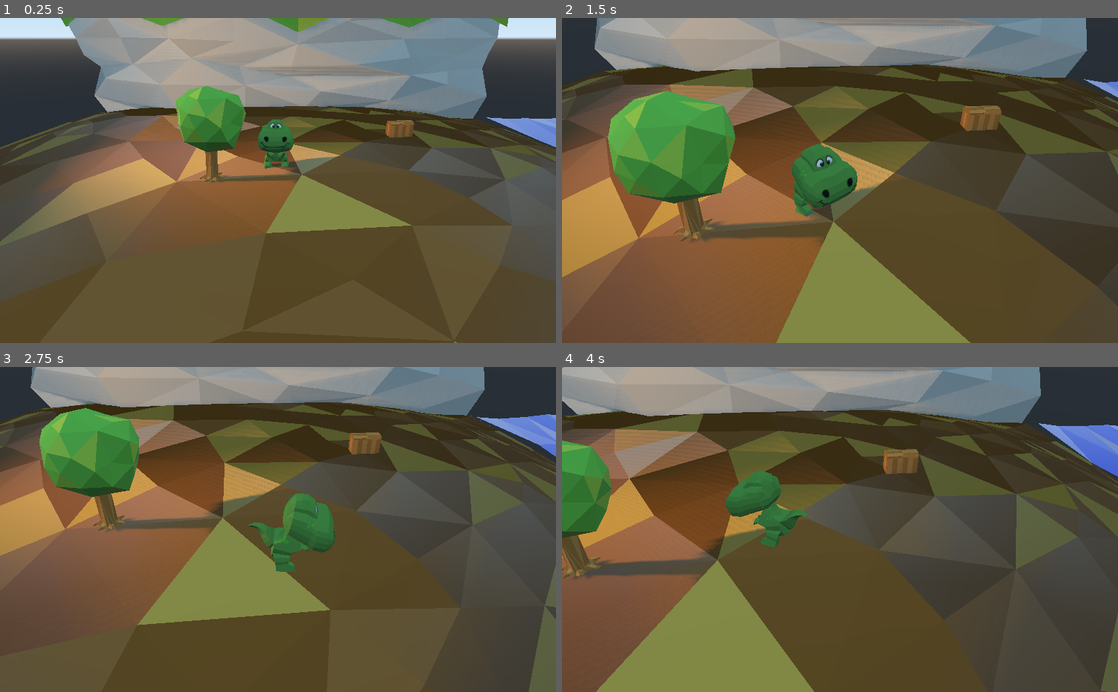
Above: before the commit, frames 1-4 (two rows, left to right).
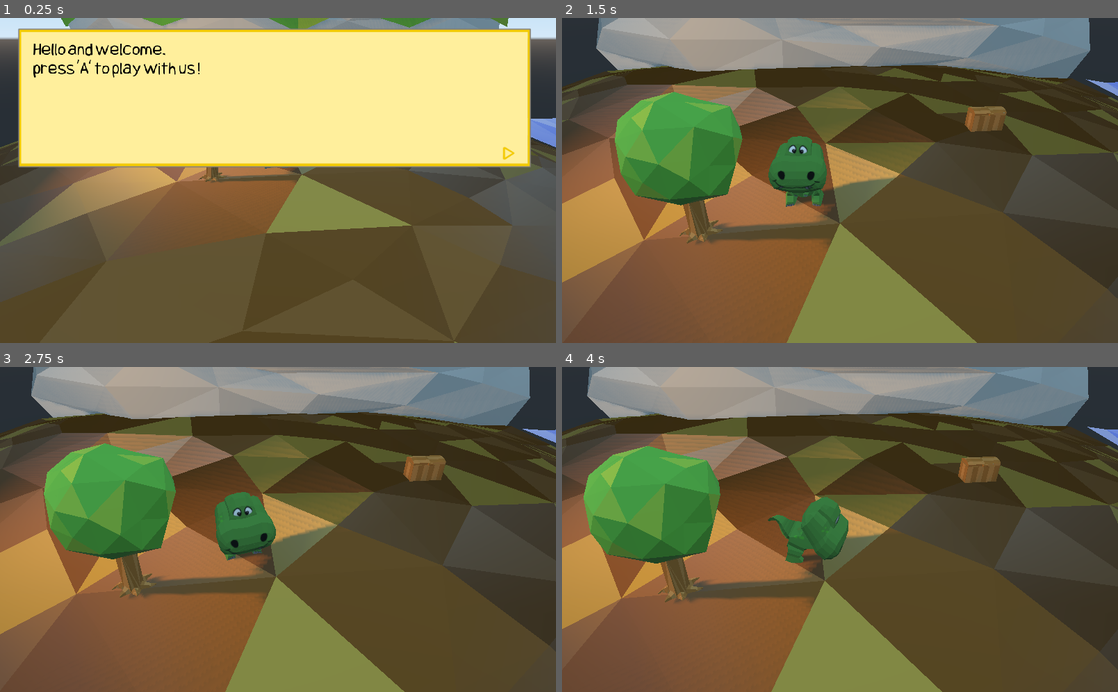
Above: after the commit, the same moments.

Repository: pisgah-fogel/SmallWorld3D
Game: Godot game, scene res://TestScene.tscn
Two runs of this game, one before a commit and one after it. Both use one fixed random seed, a clock stepped at 60 frames per second and the inputs below.
Inputs:
- Up to frame 1 (0.25 s): no input
- Up to frame 2 (1.5 s): tap A (ui_action) at 0.5, 1.35 s; hold Right (ui_right) 0.53-1.28 s; hold A (ui_action) 0.53-1.28 s; hold Down (ui_down) from 1.28 s (still down)
- Up to frame 3 (2.75 s): release Down (ui_down) at 2.03 s; hold Right (ui_right) from 2.03 s (still down); hold A (ui_action) from 2.03 s (still down)
- Up to frame 4 (4 s): release Right (ui_right) at 2.78 s; release A (ui_action) at 2.78 s; hold Up (ui_up) 2.78-3.53 s; tap A (ui_action) at 2.85 s; hold Left (ui_left) from 3.53 s (still down); hold A (ui_action) from 3.53 s (still down)

The runs differ from the first frame. In frame 1, 39% of the frame differs, in the area x 1-96%, y 3-67%; in frame 2, 9.2%; in frame 3, 57%, in the area x 0-100%, y 0-100%; in frame 4, 52%.

Commit message:
WIP Dialogs + Better character's control

Diff:
--- a/Character.gd
+++ b/Character.gd
@@ -2,7 +2,7 @@
 
 export var speed = 200
 export var gravity = 600
-var velocity = Vector3(0, 0, 0)
+var velocity = Vector2(0, 0)
 
 onready var mMesh = $Trex
 onready var mAnimationPlayer = $Trex/AnimationPlayer
@@ -49,12 +49,22 @@
 		State.ACTION:
 			pass
 
+func _unhandled_key_input(event):
+	match mState:
+		State.MOVE:
+			if event.is_action_pressed("ui_action"):
+				start_action()
+			else:
+				event_move(event)
+		State.ACTION:
+			pass
+
 ################## ACTION STATE ####################
 
 func start_action():
 	mAnimationPlayer.play("DownTrack")
 	mState = State.ACTION
-	velocity = Vector3(0, 0, 0)
+	velocity = Vector2(0, 0)
 	mCollisionShape.disabled =false
 	self.move_and_slide(Vector3.ZERO) # Update physic collisions
 
@@ -63,45 +73,47 @@
 	mCollisionShape.disabled = true
 
 ################## MOVE STATE ####################
+var right_strength = 0.0
+var left_strength = 0.0
+var up_strength = 0.0
+var down_strength = 0.0
+var userControl = Vector2.ZERO
+func event_move(event):
+	if event.is_action_pressed("ui_right"):
+		right_strength = event.get_action_strength("ui_right")
+	elif event.is_action_released("ui_right"):
+		right_strength = 0.0
+
+	if event.is_action_pressed("ui_left"):
+		left_strength = event.get_action_strength("ui_left")
+	elif event.is_action_released("ui_left"):
+		left_strength = 0.0
+
+	if event.is_action_pressed("ui_down"):
+		down_strength = event.get_action_strength("ui_down")
+	elif event.is_action_released("ui_down"):
+		down_strength = 0.0
+
+	if event.is_action_pressed("ui_up"):
+		up_strength = event.get_action_strength("ui_up")
+	elif event.is_action_released("ui_up"):
+		up_strength = 0.0
+	userControl.x = right_strength - left_strength
+	userControl.y = down_strength - up_strength
 
 func state_move(delta):
-	var moving = false
+	velocity = velocity.linear_interpolate(userControl.normalized() * speed * delta, 0.2)
+	self.move_and_slide(Vector3(velocity.x, -gravity, velocity.y))
+	teleport_if_falls()
 
-	if Input.is_action_pressed("ui_right"):
-		velocity.x = lerp(velocity.x, speed, 0.1)
-		moving = true
-	elif Input.is_action_pressed("ui_left"):
-		velocity.x = lerp(velocity.x, -speed, 0.1)
-		moving = true
+	if velocity.length() < 1:
+		mAnimationPlayer.play("IdleTrack")
 	else:
-		velocity.x = lerp(velocity.x, 0, 0.1)
-
-	if Input.is_action_pressed("ui_up"):
-		moving = true
-		velocity.z = lerp(velocity.z, -speed, 0.1)
-	elif Input.is_action_pressed("ui_down"):
-		moving = true
-		velocity.z = lerp(velocity.z, speed, 0.1)
-	else:
-		velocity.z = lerp(velocity.z, 0, 0.1)
-
-	var vel = Vector2(velocity.x, velocity.z)
-	if not moving:
-		if Input.is_action_pressed("ui_action"):
-			start_action()
-			return
-		else:
-			mAnimationPlayer.play("IdleTrack")
-	else:
-		var target_angle = atan2(velocity.x, velocity.z)
+		var target_angle = atan2(velocity.x, velocity.y)
 		var buff = mMesh.get_rotation()
 		buff.y = lerp_angle(buff.y, target_angle, 0.1)
 		mMesh.set_rotation(buff)
 		mAnimationPlayer.play("WalkTrack")
-
-	velocity.y = -gravity # TODO: integrate
-	self.move_and_slide(velocity*delta)
-	teleport_if_falls()
 
 ##################### SAVING RESOURCES ########################
 
--- /dev/null
+++ b/Choice.gd
@@ -0,0 +1,18 @@
+extends Sprite
+
+var mActive = preload("res://gfx/choice_active.png")
+var mInactive = preload("res://gfx/choice_inactive.png")
+onready var mLabel = $Label
+
+export var text:String = "" setget setText
+
+func setText(newText):
+	text = newText
+	if mLabel:
+		mLabel.text = text
+
+func setActive(value):
+	if value:
+		set_texture(mActive)
+	else:
+		set_texture(mInactive)
--- /dev/null
+++ b/Choice.tscn
@@ -0,0 +1,24 @@
+[gd_scene load_steps=4 format=2]
+
+[ext_resource path="res://gfx/choice_inactive.png" type="Texture" id=1]
+[ext_resource path="res://Choice.gd" type="Script" id=2]
+[ext_resource path="res://CuteFont.tres" type="DynamicFont" id=3]
+
+[node name="Choice" type="Sprite"]
+position = Vector2( 901.268, 386.812 )
+texture = ExtResource( 1 )
+script = ExtResource( 2 )
+
+[node name="Label" type="Label" parent="."]
+margin_left = -107.0
+margin_top = -24.0
+margin_right = 116.0
+margin_bottom = 53.0
+custom_fonts/font = ExtResource( 3 )
+custom_colors/font_color = Color( 0, 0, 0, 1 )
+custom_colors/font_color_shadow = Color( 0, 0, 0, 1 )
+text = "Test
+"
+__meta__ = {
+"_edit_use_anchors_": false
+}
--- /dev/null
+++ b/CuteFont.tres
@@ -0,0 +1,7 @@
+[gd_resource type="DynamicFont" load_steps=2 format=2]
+
+[ext_resource path="res://gfx/Snowfall.otf" type="DynamicFontData" id=1]
+
+[resource]
+size = 33
+font_data = ExtResource( 1 )
--- /dev/null
+++ b/Dialogs.gd
@@ -0,0 +1,143 @@
+extends CanvasLayer
+
+onready var mControl = $Control
+onready var mText = $Control/Text
+
+var is_reading = false
+var current = null
+var current_index = 0
+
+var allChoices = []
+var selection = 0
+
+export(int) var choice_x = 870
+export(int) var choice_y = 200
+export(int) var choice_h = 110
+
+const Choice = preload("res://Choice.tscn")
+
+var mScriptState: int = 0
+var mScript = [
+	{
+		"startup": true,
+		"msg": [
+			{
+				"text":"Hello and welcome,\npress 'A' to play with us !"
+			},
+			{
+				"state":0,
+				"text":"Good job !\nBy the way, How are you ?",
+				"question":true,
+				"clearstate": true,
+				"options":[
+					{"text":"Good", "newstate":1},
+					{"text":"Bof...", "newstate":2}
+					]
+			},
+			{
+				"clearstate": true,
+				"state":2,
+				"text":"So bad...\nBut don't worry, here you can have fun !"
+			},
+			{
+				"clearstate": true,
+				"state":1,
+				"text":"Nice !\nHave fun !"
+			}
+		]
+	}
+]
+
+func update_placing():
+	offset.y = mControl.get_viewport_rect().size.y-600
+	offset.x = mControl.get_viewport_rect().size.x/2-500
+
+func stop_reading():
+	clear_choices()
+	is_reading = false
+	current = null
+	current_index = 0
+	mControl.visible = false
+
+func update_text():
+	selection = -1
+	if current and is_reading:
+		mText.text = current[current_index]["text"]
+		if "clearstate" in current[current_index]:
+			mScriptState = 0
+		if "options" in current[current_index]:
+			var i = 0
+			for option in current[current_index]["options"]:
+				var mChoise = Choice.instance()
+				mChoise.global_position = Vector2(choice_x, choice_y+i*choice_h)
+				i += 1
+				add_child(mChoise)
+				mChoise.setText(option["text"])
+				mChoise.setActive(false)
+				allChoices.append(mChoise)
+			if allChoices.size() > 0:
+				selection = 0
+				allChoices[0].setActive(true)
+
+func clear_choices():
+	for choice in allChoices:
+		choice.queue_free()
+	allChoices.clear()
+	selection = -1
+
+func next_text():
+	clear_choices()
+	if current and is_reading:
+		current_index += 1
+		while current_index < current.size() and ("state" in current[current_index] and  current[current_index]["state"] != mScriptState):
+			current_index += 1
+		if current_index < current.size():
+			update_text()
+		else:
+			stop_reading()
+
+func _ready():
+	get_tree().get_root().connect("size_changed", self, "_size_changed")
+	update_placing()
+	for item in mScript:
+		if item["startup"]:
+			is_reading = true
+			current = item["msg"]
+			current_index = 0
+	update_text()
+
+func _size_changed():
+	update_placing()
+
+func update_selection():
+	for choice in allChoices:
+		choice.setActive(false)
+	if allChoices.size() > selection:
+		allChoices[selection].setActive(true)
+
+func _userChoosed(choice):
+	if "newstate" in choice:
+		mScriptState = choice["newstate"]
+	else:
+		mScriptState = 0
+
+func _input(event):
+	if not is_reading:
+		return
+	elif event.is_action_pressed("ui_action"):
+		if allChoices.size() > 0 and selection >= 0:
+			_userChoosed(current[current_index]["options"][selection])
+		next_text()
+	elif event.is_action_pressed("ui_up"):
+		if selection <= 0:
+			selection = allChoices.size()-1
+		else:
+			selection -= 1
+		update_selection()
+	elif event.is_action_pressed("ui_down"):
+		if selection >= allChoices.size()-1:
+			selection = 0
+		else:
+			selection += 1
+		update_selection()
+	get_tree().set_input_as_handled()
--- a/TestScene.tscn
+++ b/TestScene.tscn
@@ -9,6 +9,9 @@
 [ext_resource path="res://StaticChest.gd" type="Script" id=7]
 [ext_resource path="res://save/GameSaver.tscn" type="PackedScene" id=8]
 [ext_resource path="res://TestScene.gd" type="Script" id=9]
+[ext_resource path="res://gfx/dialogs.png" type="Texture" id=10]
+[ext_resource path="res://CuteFont.tres" type="DynamicFont" id=11]
+[ext_resource path="res://Dialogs.gd" type="Script" id=12]
 
 [sub_resource type="BoxShape" id=6]
 extents = Vector3( 0.460814, 0.497213, 0.542647 )
@@ -220,6 +223,32 @@
 [node name="CollisionShape" type="CollisionShape" parent="StaticInvisibleWall3"]
 transform = Transform( -0.743915, 0, 0.668274, 0, 1, 0, -0.668274, 0, -0.743915, 20.3444, 1.25932, 2.2021 )
 shape = SubResource( 12 )
+
+[node name="Dialogs" type="CanvasLayer" parent="."]
+script = ExtResource( 12 )
+
+[node name="Control" type="Control" parent="Dialogs"]
+margin_right = 40.0
+margin_bottom = 40.0
+__meta__ = {
+"_edit_use_anchors_": false
+}
+
+[node name="TextureRect" type="TextureRect" parent="Dialogs/Control"]
+margin_right = 40.0
+margin_bottom = 40.0
+texture = ExtResource( 10 )
+
+[node name="Text" type="RichTextLabel" parent="Dialogs/Control"]
+margin_left = 49.0
+margin_top = 41.0
+margin_right = 754.0
+margin_bottom = 238.0
+custom_fonts/normal_font = ExtResource( 11 )
+custom_colors/default_color = Color( 0, 0, 0, 1 )
+__meta__ = {
+"_edit_use_anchors_": false
+}
 [connection signal="timeout" from="Character/Timer" to="Character" method="_on_Timer_timeout"]
 [connection signal="body_entered" from="StaticChest/Area" to="StaticChest" method="_on_Area_body_entered"]
 
Not shown: 1 places in TestScene.tscn that only renumber resources
Binary file added: gfx/Snowfall.otf
Binary file added: gfx/choice_active.png
Binary file added: gfx/choice_inactive.png
Binary file added: gfx/dialogs.png
